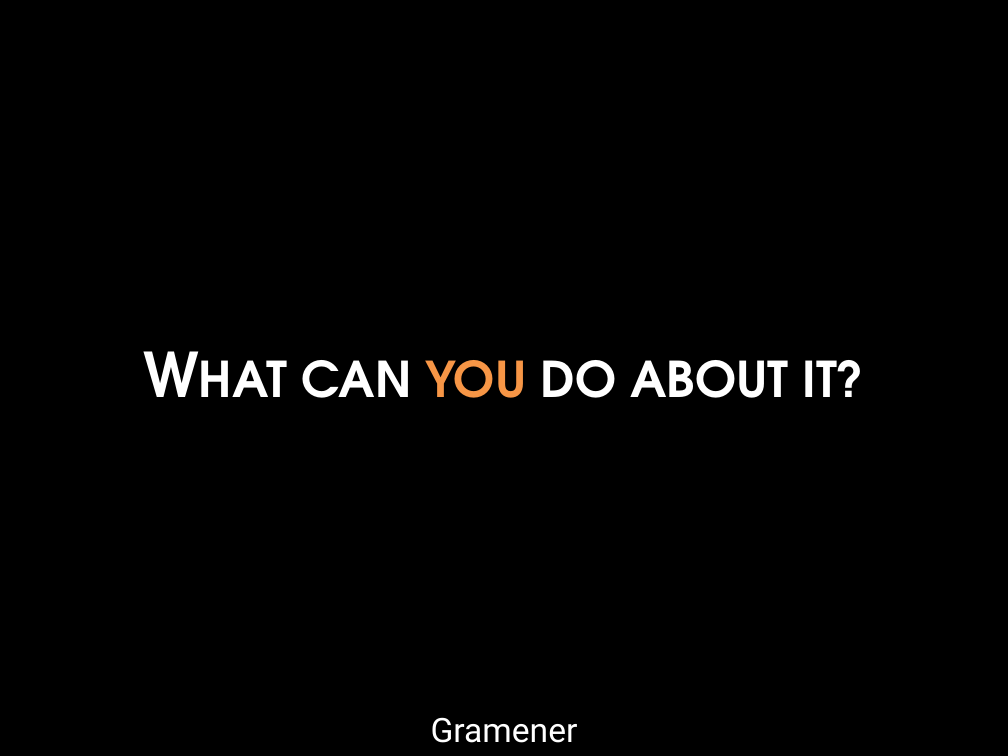
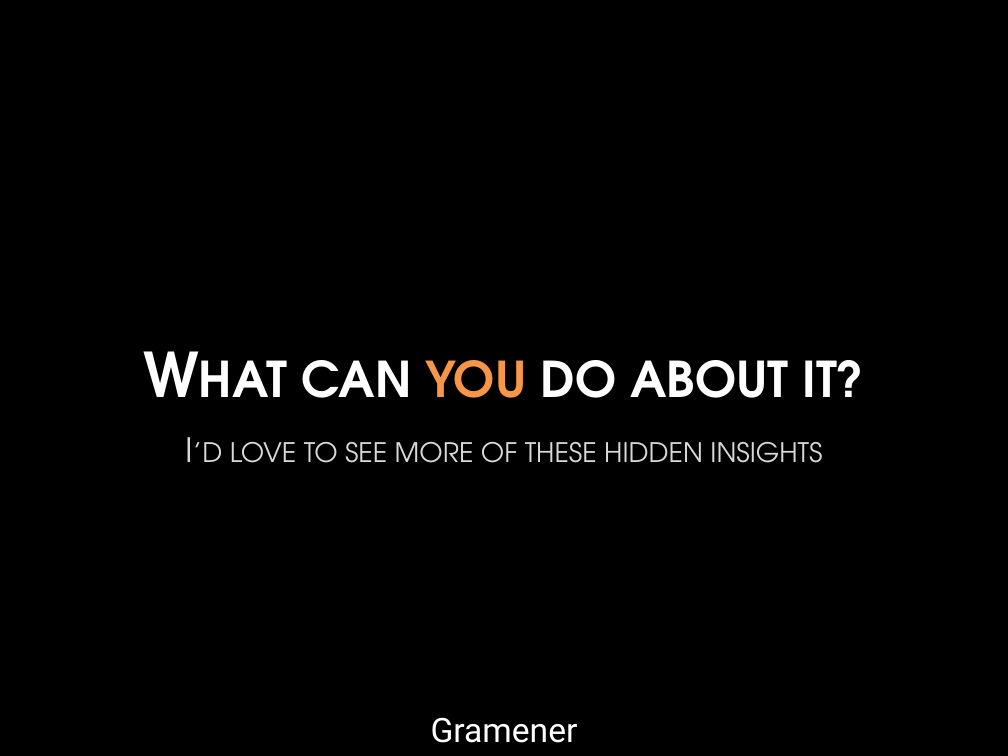
Before and after one commit to gramener/pycon2019, a slide deck: slide 30 of 2019-10-12-PyCon-India-Maps.pptx. Drawn at 1008x756 pixels with LibreOffice and Linux fonts; fonts in the diff are those of the drawing; background and template pictures are left out. Boxes give left, top, right and bottom in pixels: in the first picture for what was removed or moved away, otherwise in the second. Text is boxed around its words. In the diff, an @@ line names an element or a change of style, - is before the commit and + after.

```diff
--- a/2019-10-12-PyCon-India-Maps.pptx
+++ b/2019-10-12-PyCon-India-Maps.pptx
@@ text added at box(185, 437, 822, 463), 24 pt, text #D9D9D9, small capitals @@
+I’d love to see more of these hidden insights
```
Also in this commit, not shown: 13 other files.
